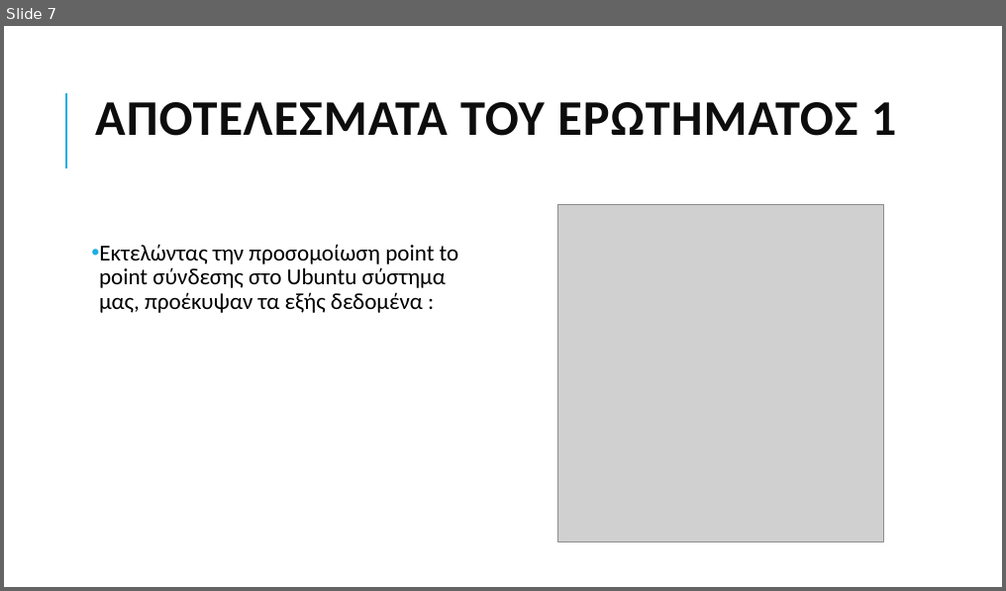
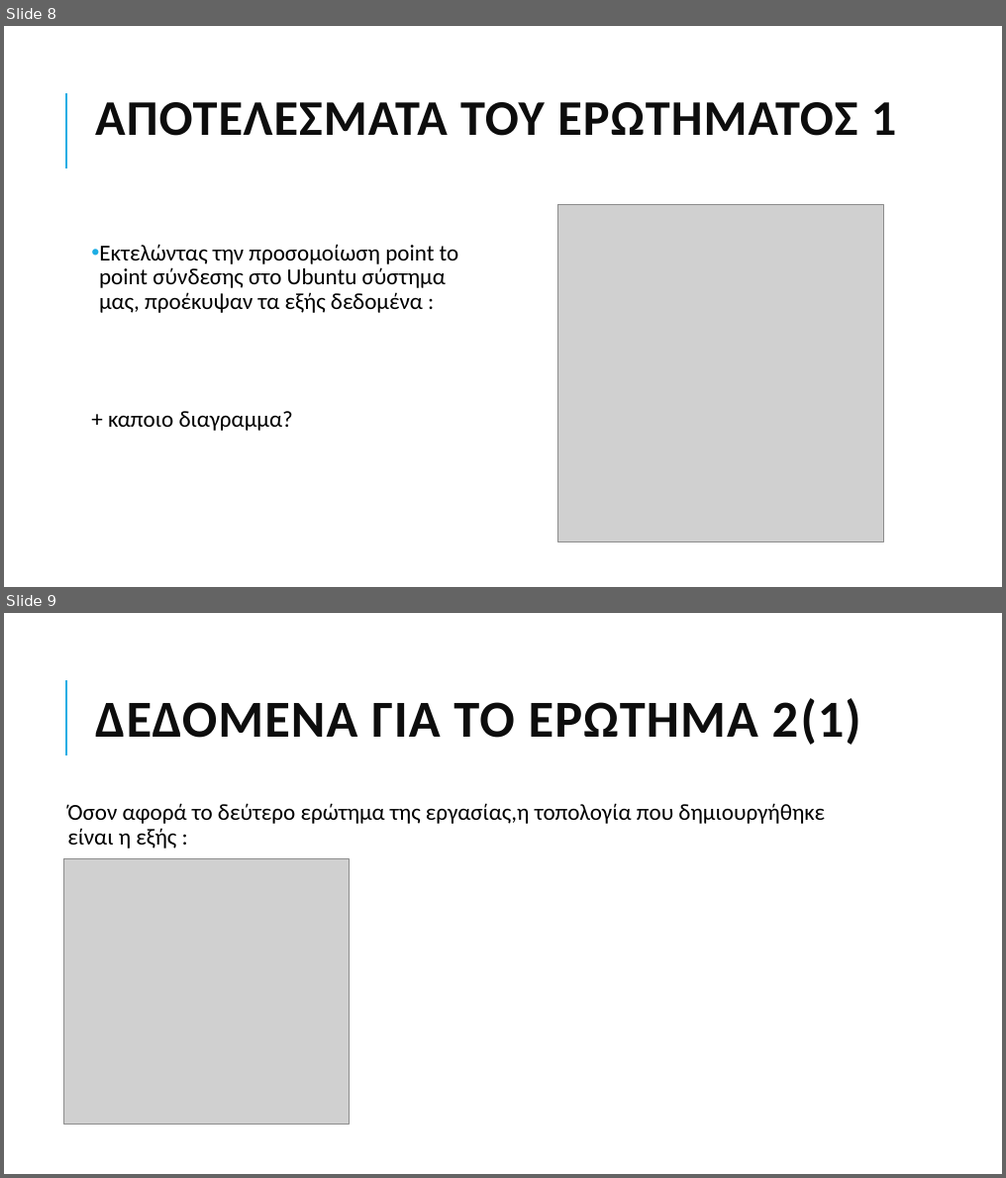
Before and after one commit to grgmyl/Ns3Project, a slide deck: Presentations/Ns-3_presentation_F.pptx. Shown one above the other, each under a label of ours: slide 7 before the commit, slides 8 and 9 after it. The pictures are 1006x591 and 1006x1178 pixels, drawn with LibreOffice and Linux fonts; fonts in the diff are those of the drawing; grey boxes stand for pictures. Boxes give left, top, right and bottom in pixels: in the first picture for what was removed or moved away, otherwise in the second. Text is boxed around its words. In the diff, an @@ line names an element or a change of style, - is before the commit and + after.

```diff
--- a/Presentations/Ns-3_presentation_F.pptx
+++ b/Presentations/Ns-3_presentation_F.pptx
@@ slide 9 added at bbox=[4, 613, 1002, 1174], background #FFFFFF; not listed: 1 template element that a slide beside it also shows @@
@@ title added at bbox=[95, 698, 861, 745], 50 pt, text #0D0D0D, bold @@
+ΔΕΔΟΜΕΝΑ ΓΙΑ ΤΟ ΕΡΩΤΗΜΑ 2(1)
@@ text added at bbox=[67, 803, 825, 849], 22 pt, text #000000 @@
+Όσον αφορά το δεύτερο ερώτημα της εργασίας,η τοπολογία που δημιουργήθηκε είναι η εξής :
@@ picture added at bbox=[63, 860, 349, 1125] @@
@@ what was slide 7 is now slide 8 @@
@@ slide 8 changed as well @@
@@ text at bbox=[108, 411, 293, 431]: paragraph added @@
++ καποιο διαγραμμα?
```
Also in this commit, not shown: 6 other slides changed, 4 other slides added.
